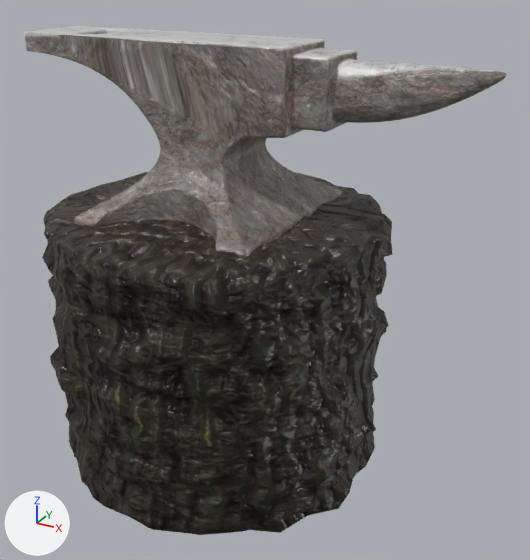
A saved change to the glTF model res/models/HPF_Anvil.glb.
Camera for both pictures: a 50 mm lens placed at (1.224, -1.016, 0.842), pointed at (0.682, -0.029, 0.349). Arrows for +X, +Y and +Z are at lower left; the lights stay in place. The older version comes first. Vertices at exactly the same position are counted once.

In view in the first picture: 'HPF_Anvil'.
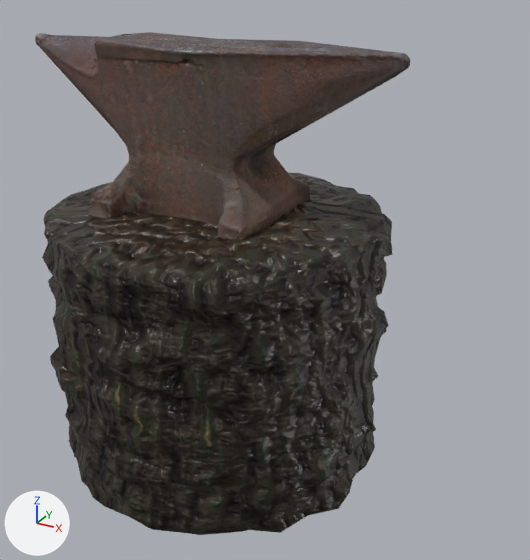
The change, as a diff of the scene's bpy script:
```diff
--- a/res/models/HPF_Anvil.glb.py
+++ b/res/models/HPF_Anvil.glb.py
@@ img_hpf_pbranvil_normal_jpg @@
+img_hpf_pbranvil_normal_jpg = load_image('HPF_PbrAnvil_Normal.jpg', '../textures/HPF_PbrAnvil_Normal.jpg', 2048, 2048, 'Non-Color')
@@ img_hpf_pbranvil_roughness_jpg @@
+img_hpf_pbranvil_roughness_jpg = load_image('HPF_PbrAnvil_Roughness.jpg', '../textures/HPF_PbrAnvil_Roughness.jpg', 2048, 2048, 'Non-Color')
@@ img_hpf_pbranvil_albedo_jpg @@
+img_hpf_pbranvil_albedo_jpg = load_image('HPF_PbrAnvil_Albedo.jpg', '../textures/HPF_PbrAnvil_Albedo.jpg', 2048, 2048, 'sRGB')
@@ mat_pbr_anvil @@
+mat_pbr_anvil = bpy.data.materials.new('pbr_anvil')
+# uses the picture img_hpf_pbranvil_albedo_jpg
+# uses the picture img_hpf_pbranvil_normal_jpg
+# uses the picture img_hpf_pbranvil_roughness_jpg
@@ me_mesh_0 @@
 # used by ob_hpf_anvil; location = (0.0, 0.0, 0.0)
-me_mesh_0.from_pydata(...)  # 5754 vertices, 11500 faces; spans x 0.275..1.033, y -0.329..0.244, z 0.0..0.732
-me_mesh_0.materials.append(mat_anvil)
+me_mesh_0.from_pydata(...)  # 1575 vertices, 3142 faces; spans x 0.252..0.909, y -0.329..0.244, z 0.0..0.731
+# me_mesh_0 part 1: the loose piece of 4502 vertices spanning x 0.275..1.033, y -0.211..0.127, z 0.449..0.732 is rebuilt with 323 vertices and now spans x 0.252..0.909, y -0.17..0.075, z 0.448..0.731, in mat_pbr_anvil
 me_mesh_0.materials.append(mat_bark)
+me_mesh_0.materials.append(mat_pbr_anvil)
```

Pixel boxes (x1, y1, x2, y2) of what changed, in the pictures (530 x 560 px):
'HPF_Anvil', reshaped (22% narrower): before (24, 26, 507, 535); after (35, 32, 410, 535)
part 1 of me_mesh_0, rebuilt (22% narrower, 10% shorter): before (24, 26, 507, 258); after (35, 32, 410, 240)
